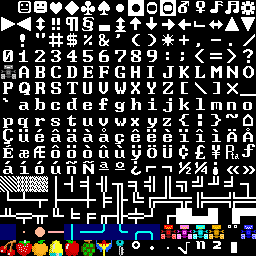
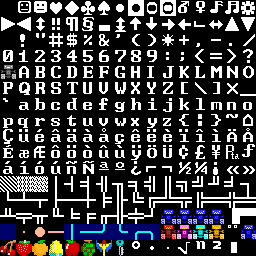
Before/after of a 256 x 256 layered artwork. What changed in the layer stack:
added layer "edible_blinky" above "edible_pinky" over [left=161, top=210, right=176, bottom=224]
added layer "edible_pinky" above "edible_inky" over [left=176, top=209, right=192, bottom=224]
added layer "edible_inky" above "edible_clyde" over [left=192, top=210, right=208, bottom=224]
added layer "edible_clyde" above "edible black mask" over [left=208, top=209, right=224, bottom=224]
added layer "edible black mask" above "edible" over [left=164, top=208, right=221, bottom=215]
